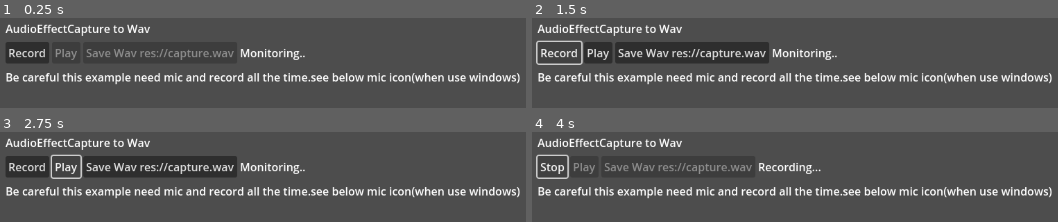
Above: before the commit, frames 1-4 (two rows, left to right).
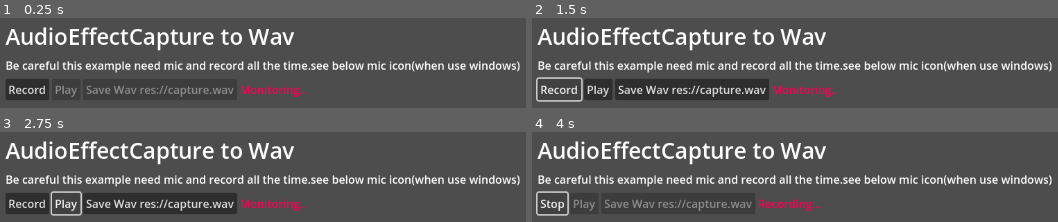
Above: after the commit, the same moments.

Repository: akjava/MyGodotAudioExamples
Game: Godot game, scene res://effect_capture_to_wav.tscn
Two runs of this game, one before a commit and one after it. Both use one fixed random seed, a clock stepped at 60 frames per second and the inputs below.
Inputs:
- Up to frame 1 (0.25 s): no input
- Up to frame 2 (1.5 s): click "Record" at 0.5 s; click "Stop" at 1.25 s
- Up to frame 3 (2.75 s): click "Play" at 2 s
- Up to frame 4 (4 s): click "Play" at 2.75 s; click "Record" at 3.5 s

The runs differ from the first frame. In frame 1, 22% of the frame differs, in the area x 0-99%, y 6-92%; in frame 2, 31%; in frame 3, 32%, in the area x 0-99%, y 6-94%; in frame 4, 20%.

Commit message:
update font

Diff:
--- a/effect_capture_to_wav.tscn
+++ b/effect_capture_to_wav.tscn
@@ -1,6 +1,12 @@
-[gd_scene load_steps=3 format=3 uid="uid://brt11lbnebfl7"]
+[gd_scene load_steps=5 format=3 uid="uid://brt11lbnebfl7"]
 
 [ext_resource type="Script" path="res://effect_capture_to_wav.gd" id="1_8b4i4"]
+
+[sub_resource type="LabelSettings" id="LabelSettings_ayo6m"]
+font_size = 32
+
+[sub_resource type="LabelSettings" id="LabelSettings_58q5u"]
+font_color = Color(1, 0, 0.329412, 1)
 
 [sub_resource type="AudioStreamMicrophone" id="AudioStreamMicrophone_n7l6k"]
 
@@ -25,6 +31,14 @@
 [node name="Label" type="Label" parent="MarginContainer/VBoxContainer/HBoxContainer2"]
 layout_mode = 2
 text = "AudioEffectCapture to Wav"
+label_settings = SubResource("LabelSettings_ayo6m")
+
+[node name="HBoxContainer3" type="HBoxContainer" parent="MarginContainer/VBoxContainer"]
+layout_mode = 2
+
+[node name="Label" type="Label" parent="MarginContainer/VBoxContainer/HBoxContainer3"]
+layout_mode = 2
+text = "Be careful this example need mic and record all the time.see below mic icon(when use windows)"
 
 [node name="HBoxContainer" type="HBoxContainer" parent="MarginContainer/VBoxContainer"]
 layout_mode = 2
@@ -46,13 +60,7 @@
 [node name="Status" type="Label" parent="MarginContainer/VBoxContainer/HBoxContainer"]
 layout_mode = 2
 text = "Monitoring.."
-
-[node name="HBoxContainer3" type="HBoxContainer" parent="MarginContainer/VBoxContainer"]
-layout_mode = 2
-
-[node name="Label" type="Label" parent="MarginContainer/VBoxContainer/HBoxContainer3"]
-layout_mode = 2
-text = "Be careful this example need mic and record all the time.see below mic icon(when use windows)"
+label_settings = SubResource("LabelSettings_58q5u")
 
 [node name="AudioStreamRecord" type="AudioStreamPlayer" parent="."]
 stream = SubResource("AudioStreamMicrophone_n7l6k")
